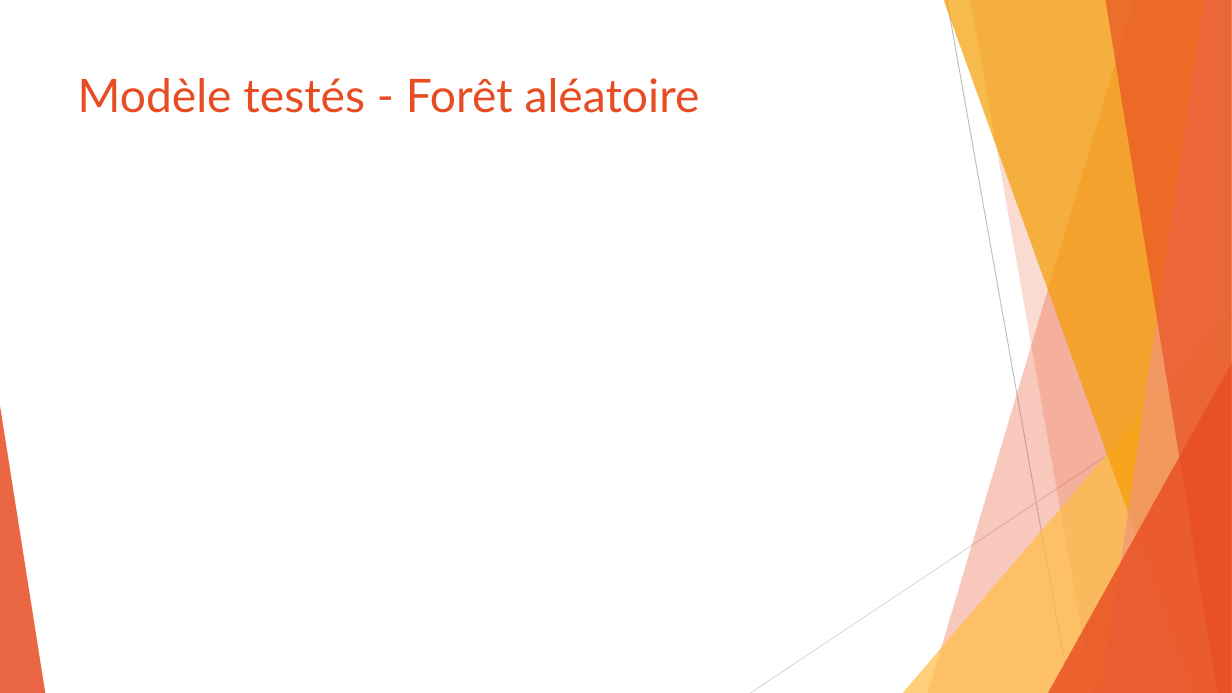
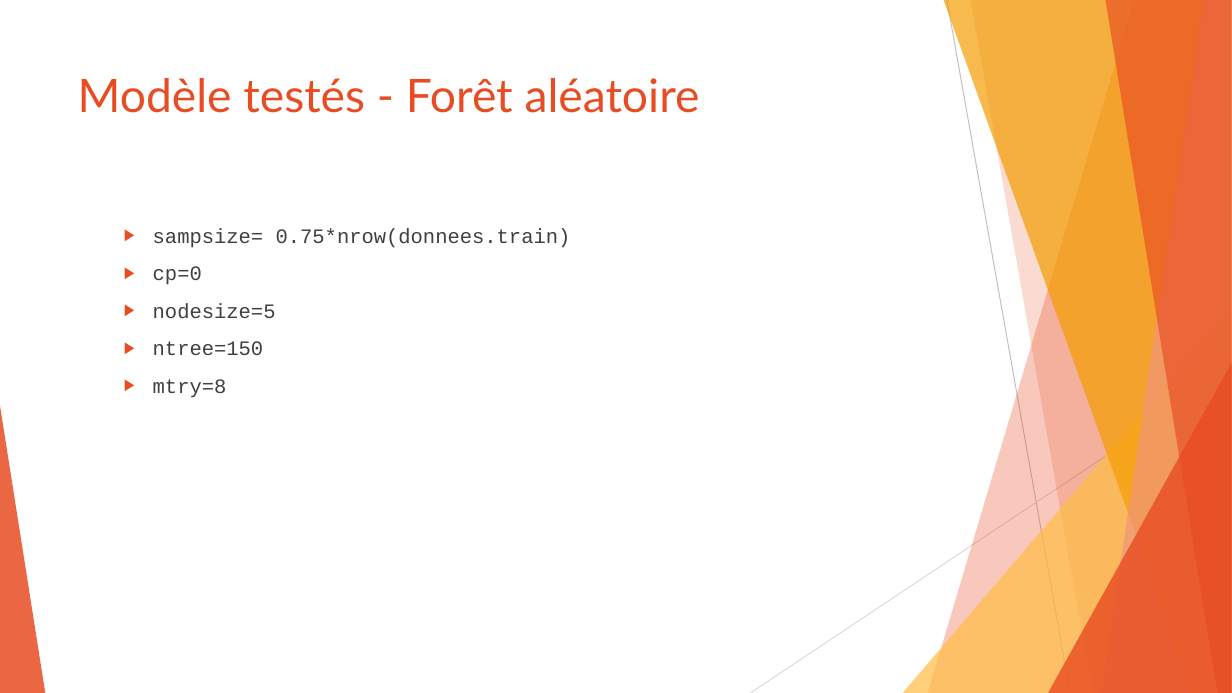
Before and after one commit to SamuelProvencher/TP-Apprentissage, a slide deck: slide 15 of PP.pptx (slide 14 before the commit). Drawn at 1232x693 pixels with LibreOffice and Linux fonts; fonts in the diff are those of the drawing. Boxes give left, top, right and bottom in pixels: in the first picture for what was removed or moved away, otherwise in the second. Text is boxed around its words. In the diff, an @@ line names an element or a change of style, - is before the commit and + after.

```diff
--- a/PP.pptx
+++ b/PP.pptx
@@ text added at [153, 228, 571, 398], 16 pt, text #404040 @@
+  ▶ sampsize= 0.75*nrow(donnees.train)
+  ▶ cp=0
+  ▶ nodesize=5
+  ▶ ntree=150
+  ▶ mtry=8
```
Also in this commit, not shown: 6 other slides changed, 2 slides added.
